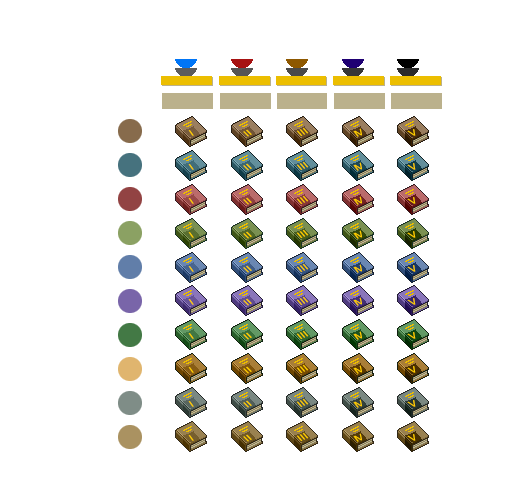
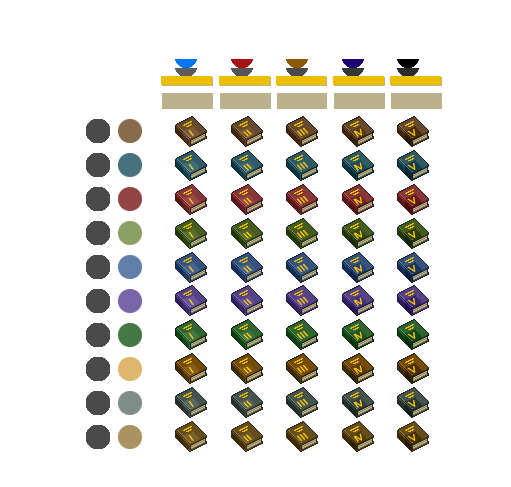
Comparing the layer stacks of the two w=511, h=487 images. Changes:
added layer "cover darkener" (overlay) in group "grays" over [86, 117, 428, 450]
